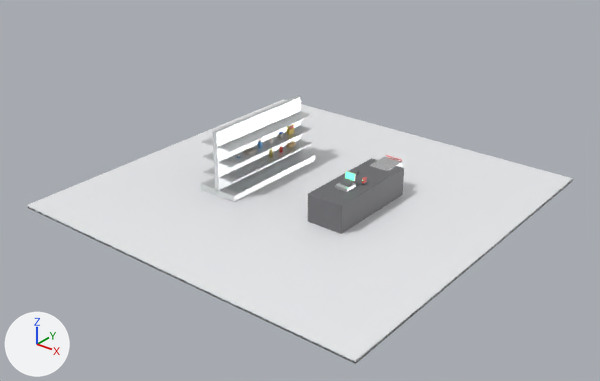
An edit to the glTF model public/assets/models/worlds/supermarket.glb, drawn before and after from the same camera.
One viewpoint serves both versions: a 50 mm lens placed at (14.26, -18.26, 11.24), pointed at (0.2, -0.7, 0.35). Lighting does not change. The marker at lower left points along +X, +Y and +Z. The first picture is the older version. Vertices at exactly the same position are counted once.

The older version as bpy lines, for what is in view:
```python
me_cube = bpy.data.meshes.new('Cube')
me_cube.from_pydata(...)  # a box spanning x -6.0..6.0, y -6.0..6.0, z -0.05..0.05
me_cube.materials.append(mat_supermarket_tiles)  # white #edeff1
me_cube_001 = bpy.data.meshes.new('Cube.001')
me_cube_001.from_pydata(...)  # 480 vertices, 940 faces; spans x -0.7..0.7, y -2.0..2.0, z -0.1..2.0
me_cube_001.materials.append(mat_gondola_metal)  # white #eaeced
me_cube_013 = bpy.data.meshes.new('Cube.013')
me_cube_013.from_pydata(...)  # 96 vertices, 188 faces; spans x -0.6..0.6, y -1.6..1.6, z -0.45..0.45
me_cube_013.materials.append(mat_checkout_belt)  # grey #6c6c6f
me_cube_023 = bpy.data.meshes.new('Cube.023')
me_cube_023.from_pydata(...)  # 1368 vertices, 2712 faces; spans x -0.325..0.325, y -0.425..0.468, z -0.66..0.268
# faces by material slot: [188, 492, 2032]
me_cube_023.materials.append(mat_cart_steel)  # white #f6f6f8
me_cube_023.materials.append(mat_cart_plastic_red)  # red #f36161
me_cube_023.materials.append(mat_checkout_belt)  # grey #6c6c6f
ob_checkout_counter = bpy.data.objects.new('Checkout_Counter', me_cube_013)
ob_checkout_counter.location = (1.8, 0.0, 0.45)
ob_gondola_aisle = bpy.data.objects.new('Gondola_Aisle', me_cube_001)
ob_gondola_aisle.location = (-2.0, 0.0, 0.1)
ob_shopping_cart = bpy.data.objects.new('Shopping_Cart', me_cube_023)
ob_shopping_cart.location = (1.8, 1.5, 0.7)
ob_supermarket_floor = bpy.data.objects.new('Supermarket_Floor', me_cube)
ob_supermarket_floor.location = (0.0, 0.0, -0.05)
```
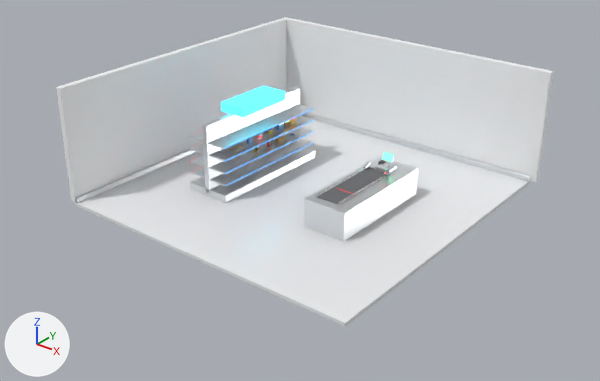
Diff of the bpy script that builds the scene:
```diff
--- a/public/assets/models/worlds/supermarket.glb.py
+++ b/public/assets/models/worlds/supermarket.glb.py
@@ me_cube_013 @@
-me_cube_013.from_pydata(...)  # 96 vertices, 188 faces; spans x -0.6..0.6, y -1.6..1.6, z -0.45..0.45
-me_cube_013.materials.append(mat_checkout_belt)  # grey #6c6c6f
+me_cube_013.from_pydata(...)  # 944 vertices, 1872 faces; spans x -0.7..0.7, y -1.9..1.9, z -0.44..0.52
+# me_cube_013 part 1: 96 vertices removed from x -0.6..0.6, y -1.6..1.6, z -0.45..0.45; 944 vertices added at x -0.7..0.7, y -1.9..1.9, z -0.44..0.52
+me_cube_013.materials.append(mat_brushed_steel)  # white #e5e7ea
+me_cube_013.materials.append(mat_rubber_belt)  # dark grey #69696c
+me_cube_013.materials.append(mat_chrome_metal)  # white #fafafc
@@ me_cube_001 @@
-me_cube_001.from_pydata(...)  # 480 vertices, 940 faces; spans x -0.7..0.7, y -2.0..2.0, z -0.1..2.0
-me_cube_001.materials.append(mat_gondola_metal)  # white #eaeced
+me_cube_001.from_pydata(...)  # 4796 vertices, 9584 faces; spans x -0.75..0.75, y -2.2..2.2, z -0.12..2.48
+# me_cube_001 part 2: the loose piece of 96 vertices spanning x -0.7..0.7, y -2.0..2.0, z -0.1..0.1 is rebuilt with 152 vertices and now spans x -0.75..0.75, y -2.2..2.2, z -0.12..0.12, in mat_brushed_steel (white #e5e7ea)
+# me_cube_001 part 3: the loose piece of 96 vertices spanning x -0.08..0.08, y -2.0..2.0, z 0.0..2.0 is rebuilt with 152 vertices and now spans x -0.08..0.08, y -2.2..2.2, z -0.02..2.18, in mat_brushed_steel (white #e5e7ea)
+# me_cube_001 part 4: the loose piece of 96 vertices spanning x -0.6..0.6, y -1.95..1.95, z 0.48..0.52 is rebuilt with 152 vertices and now spans x -0.72..-0.07, y -2.15..2.15, z 0.41..0.45, in mat_brushed_steel (white #e5e7ea)
+# me_cube_001 part 5: 192 vertices removed from x -0.6..0.6, y -1.95..1.95, z 0.98..1.52; 4188 vertices added at x -0.74..0.74, y -2.15..2.15, z 0.41..1.65
+# me_cube_001 part 6: 152 vertices added at x -0.45..0.45, y -1.0..1.0, z 2.18..2.48
+me_cube_001.materials.append(mat_brushed_steel)  # white #e5e7ea
+me_cube_001.materials.append(mat_rail_red)  # red #f35959, glowing red #f35959
+me_cube_001.materials.append(mat_rail_blue)  # blue #59aaf3, glowing blue #59aaf3
+me_cube_001.materials.append(mat_aisle_sign)  # cyan #3fd3ed, glowing cyan #45e3ff
@@ me_cube_023 @@
-me_cube_023.from_pydata(...)  # 1368 vertices, 2712 faces; spans x -0.325..0.325, y -0.425..0.468, z -0.66..0.268
-me_cube_023.materials.append(mat_cart_steel)  # white #f6f6f8
-me_cube_023.materials.append(mat_cart_plastic_red)  # red #f36161
-me_cube_023.materials.append(mat_checkout_belt)  # grey #6c6c6f
+me_cube_023.from_pydata(...)  # 2056 vertices, 4080 faces; spans x -0.355..0.355, y -0.475..0.568, z -0.175..0.718
+# me_cube_023 part 7: the loose piece of 96 vertices spanning x -0.325..0.325, y -0.425..0.425, z -0.225..0.225 is rebuilt with 152 vertices and now spans x -0.325..0.325, y -0.475..0.475, z -0.06..0.06, in mat_chrome_metal (white #fafafc)
+# me_cube_023 part 8: a new loose piece of 152 vertices spanning x -0.34..0.34, y -0.475..0.475, z 0.19..0.67, in mat_brushed_steel (white #e5e7ea)
+# other edits to the shape of me_cube_023 do not show in these pictures
+me_cube_023.materials.append(mat_chrome_metal)  # white #fafafc
+me_cube_023.materials.append(mat_brushed_steel)  # white #e5e7ea
+me_cube_023.materials.append(mat_seat_red)  # red #f16161
+me_cube_023.materials.append(mat_handle_red)  # red #f16161
@@ ob_checkout_counter @@
 ob_checkout_counter = bpy.data.objects.new('Checkout_Counter', me_cube_013)
-ob_checkout_counter.location = (1.8, 0.0, 0.45)
+ob_checkout_counter.location = (2.0, 0.0, 0.44)
@@ ob_gondola_aisle @@
 ob_gondola_aisle = bpy.data.objects.new('Gondola_Aisle', me_cube_001)
-ob_gondola_aisle.location = (-2.0, 0.0, 0.1)
+ob_gondola_aisle.location = (-2.2, 0.0, 0.12)
@@ ob_supermarket_floor @@
-ob_supermarket_floor = bpy.data.objects.new('Supermarket_Floor', me_cube)
@@ ob_supermarket_diorama @@
+ob_supermarket_diorama = bpy.data.objects.new('Supermarket_Diorama', me_cube_1)  # 476 vertices, 940 faces; spans x -5.2..5.2, y -5.0..5.2, z -0.06..3.66; in mat_market_tiles (white #edeff1), mat_brushed_steel (white #e5e7ea), mat_market_wall (white #f9fafc)
+ob_supermarket_diorama.location = (0.0, 0.0, -0.06)
```

What differs and where, as boxes [x1, y1, x2, y2] in the pictures (600 x 381 px):
'Supermarket_Diorama', added: after [56, 17, 554, 327]
    faces in mat_market_wall (white #f9fafc): [56, 17, 554, 202]
    faces in mat_market_tiles (white #edeff1): [76, 120, 530, 327]
    faces in mat_brushed_steel (white #e5e7ea): [75, 113, 530, 203]
'Supermarket_Floor', deleted: before [27, 99, 573, 364]
'Gondola_Aisle', reshaped, moved, recoloured (10% wider, 10% taller): before [201, 96, 315, 202]; after [189, 86, 315, 203]
'Checkout_Counter', reshaped, moved, recoloured (19% wider, 10% taller): before [308, 158, 404, 234]; after [304, 157, 418, 241]
part 2 of me_cube_001, rebuilt (10% wider): before [201, 150, 315, 202]; after [190, 148, 315, 203]
part 3 of me_cube_001, rebuilt (11% wider, 10% taller): before [212, 96, 300, 192]; after [202, 87, 300, 193]
part 4 of me_cube_001, rebuilt: before [203, 139, 312, 183]; after [191, 167, 205, 178]
part 5 of me_cube_001, reshaped: before [202, 111, 312, 168]; after [189, 104, 314, 186]
part 6 of me_cube_001, added (cyan): after [221, 86, 285, 118]
part 7 of me_cube_023, rebuilt (not visible afterwards): before [369, 157, 402, 171]
part 8 of me_cube_023, added: after [315, 196, 354, 209]
